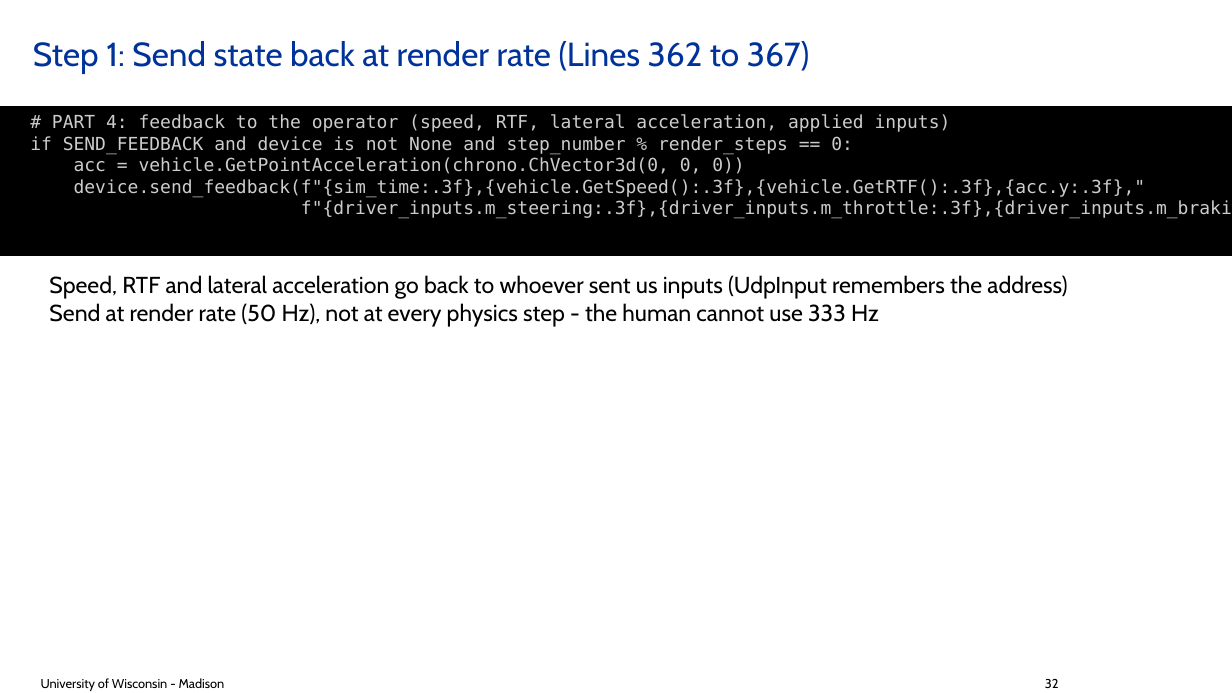
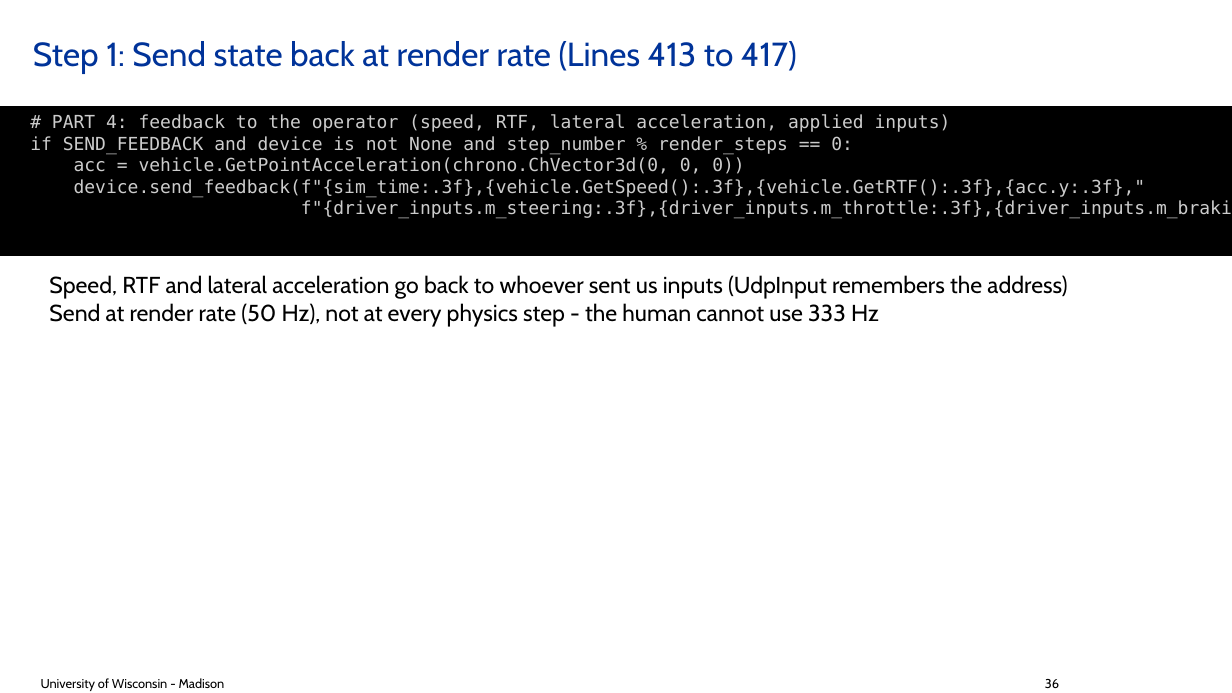
Before and after one commit to ksha23/chrono-hil-tutorial, a slide deck: slide 36 of tutorial_HIL_driver.pptx (slide 32 before the commit). Drawn at 1232x693 pixels with LibreOffice and Linux fonts; fonts in the diff are those of the drawing; background and template pictures are left out. Boxes give left, top, right and bottom in pixels: in the first picture for what was removed or moved away, otherwise in the second. Text is boxed around its words. In the diff, an @@ line names an element or a change of style, - is before the commit and + after.

```diff
--- a/tutorial_HIL_driver.pptx
+++ b/tutorial_HIL_driver.pptx
@@ title at [33,41,797,74]: text changed @@
-Step 1: Send state back at render rate (Lines 362 to 367)
+Step 1: Send state back at render rate (Lines 413 to 417)
@@ text at [1045,679,1059,688]: text changed @@
-32
+36
```
Also in this commit, not shown: 23 other slides changed, 5 slides added, 1 slide removed, 3 other files.
